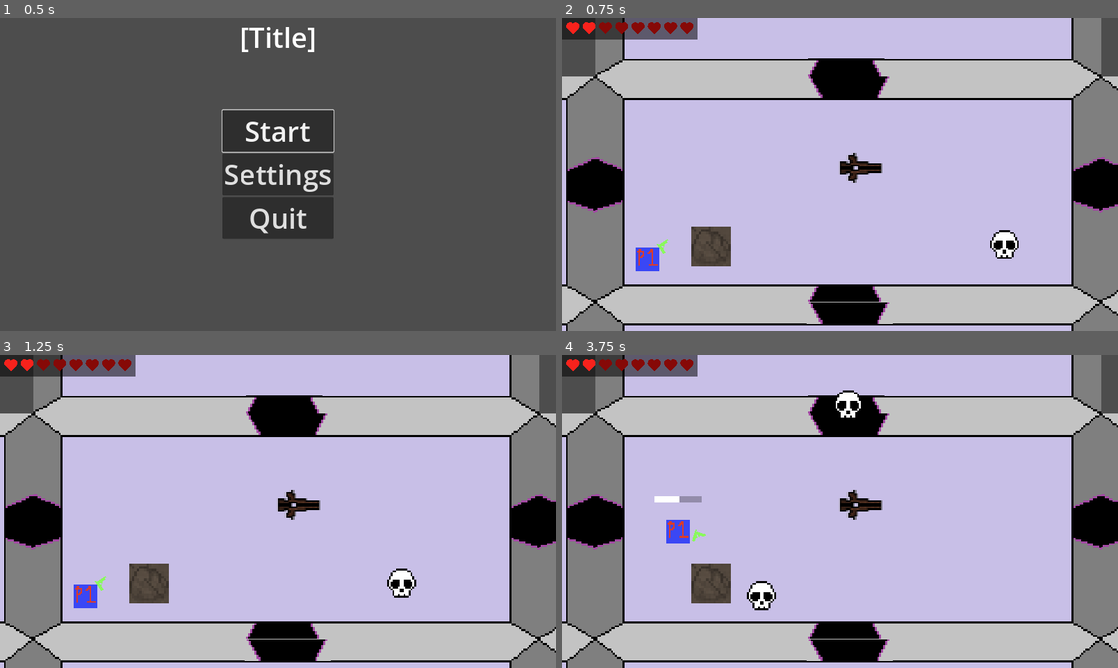
Above: before the commit, frames 1-4 (two rows, left to right).
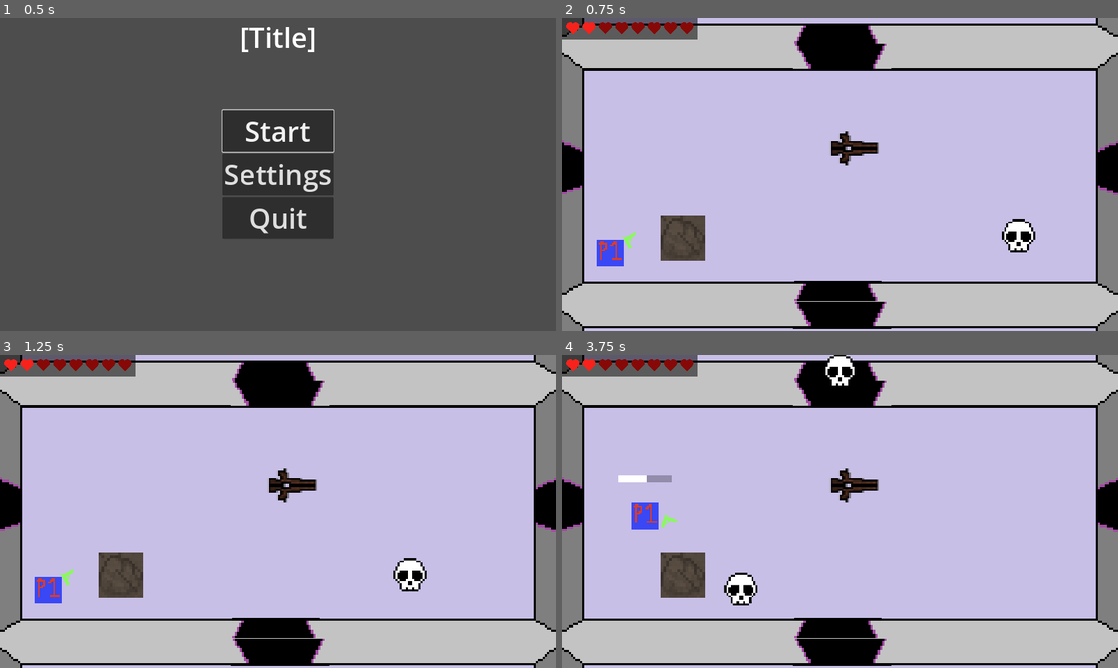
Above: after the commit, the same moments.

Repository: dcordova7146/Team4
Game: Godot game, scene res://main.tscn
Two runs of this game, one before a commit and one after it. Both use one fixed random seed, a clock stepped at 60 frames per second and the inputs below.
Inputs (mouse positions are in pixels of both pictures, inside the frame that each line leads up to):
- Up to frame 1 (0.5 s): no input
- Up to frame 2 (0.75 s): click "Start" at 0.5 s
- Up to frame 3 (1.25 s): no input
- Up to frame 4 (3.75 s): move the mouse to (962, 495) at 1.27 s; press the mouse at (962, 495) at 1.28 s; hold D (move_right) 1.28-2.03 s; move the mouse to (728, 527) at 2.02 s; release the mouse at (728, 527) at 2.03 s; hold S (move_down) 2.03-2.78 s; click (728, 527) at 2.1 s; move the mouse to (895, 442) at 2.77 s; press the mouse at (895, 442) at 2.78 s; hold D (move_right) 2.78-3.53 s; move the mouse to (812, 574) at 3.52 s; release the mouse at (812, 574) at 3.53 s; hold W (move_up) from 3.53 s (still down); click (812, 574) at 3.6 s

Frame 1 is identical in both runs. In frame 2, 38% of the frame differs, in the area x 0-100%, y 0-100%; in frame 3, 38%; in frame 4, 39%.

Commit message:
small update
swapping machines need to push this code to keep working
-tweaked zoom to be more centered on room
-began functions for random enemy generation

Diff:
--- a/map/dungeon.gd
+++ b/map/dungeon.gd
@@ -29,6 +29,7 @@
 #temp function to see effectiveness of random generation
 func _on_button_pressed() -> void:
 	randomize()
+	$Player.position =Vector2(0,0) #whenever generate a room reset player to start room
 	visualize(GenerateDungeon.generate(randi_range(-1000,1000)))
 
 #Karwei
--- a/map/dungeon.tscn
+++ b/map/dungeon.tscn
@@ -18,7 +18,7 @@
 
 [node name="HUD" parent="." instance=ExtResource("7_wap1c")]
 
-[node name="Button" type="Button" parent="HUD"]
+[node name="Generate Dungeon Test Button" type="Button" parent="HUD"]
 visible = false
 offset_left = 1167.0
 offset_top = 653.0
@@ -76,12 +76,12 @@
 position = Vector2(160, 56)
 
 [node name="Camera2D" type="Camera2D" parent="."]
-offset = Vector2(150, 60)
-zoom = Vector2(3.76, 3.76)
+offset = Vector2(155, 70)
+zoom = Vector2(4.3, 4.3)
 position_smoothing_enabled = true
 position_smoothing_speed = 10.0
 script = ExtResource("4_hmp84")
 
 [connection signal="game_exited_to_menu" from="PauseMenu" to="." method="_on_pause_menu_game_exited_to_menu"]
 [connection signal="game_restarted" from="PauseMenu" to="." method="_on_pause_menu_game_restarted"]
-[connection signal="pressed" from="HUD/Button" to="." method="_on_button_pressed"]
+[connection signal="pressed" from="HUD/Generate Dungeon Test Button" to="." method="_on_button_pressed"]
--- a/map/generate_dungeon.gd
+++ b/map/generate_dungeon.gd
@@ -22,7 +22,9 @@
 	# Choose random total room count.
 	var size: int = randi_range(min_rooms, max_rooms)
 	# Add first room.
-	dungeon[Vector2(0, 0)] = room.instantiate()
+	var startRoom = room.instantiate()
+	dungeon[Vector2(0, 0)] = startRoom
+
 	# Keep adding rooms until total room count is reached.
 	while(roomsAdded < size):
 		# For every existing room, try adding an adjacent room.
--- a/map/room.gd
+++ b/map/room.gd
@@ -4,25 +4,19 @@
 
 const SIZE: Vector2 = Vector2(258 * 1.2, 115 * 1.2) #edit by karwei to optimize room gen
 var connections: int = 0
-#@onready var topCollision: = $Walls/TopNoDoor
-#@onready var botCollision: = $Walls/BottomNoDoor
-#@onready var leftCollision: = $Walls/LeftNoDoor
-#@onready var rightCollision: = $Walls/RightNoDoor
-#@onready var topDoor: = $TopDoor
-#@onready var botDoor: = $BotDoor
-#@onready var leftDoor: = $LeftDoor
-#@onready var rightDoor: = $RightDoor
-
+@onready var playArea = $"Play Area"
+var warning = preload("res://tempAssets/Warning.png")
+var enemy = preload("res://enemy/skull.tscn")
 #enum direction{
 	#up = Vector2(0,-1),
 	#down = Vector2(0,1),
 	#left = Vector2(-1,0),
 	#right = Vector2(1,0)
 #}
+
 #@export var rType: RoomType.zero #naming the current room type to abstract it and make the room type modifiable
 #ie: creating your own path as long as a room exists next to one you can use an item to dig through thus changing the type of the room and flexibility in traversing room
 #might have to either use room scanner signals for the above or make a neighbors var
-
 #connected rooms dictionary has a direction and details if a room is actually connected to it once again not all adjacent rooms are connected
 @export var connectedRooms: Dictionary = {
 	Vector2(1,0): null,
@@ -30,6 +24,15 @@
 	Vector2(0,1): null,
 	Vector2(0,-1): null
 }
+enum roomType{
+	BATTLE,
+	SHOP,
+	REST,
+	BOSS,
+	Room
+}
+@export var totalEnemies = 0
+@export var rType = roomType.Room
 #wip function for future
 #physics process would allow the possibility of changing the room type and create openings through actions/events
 #func _physics_process(delta):
@@ -43,8 +46,8 @@
 #function is used to talk to the camera to lock it to a room instead of free roam camera
 #camera is currently work in progress
 func _on_play_area_body_entered(body: Node2D) -> void:
-	print("HI")
 	Events.room_entered.emit(self)
+	#activate spawners
 
 #function is used to update the connected rooms dictionary based on room generation
 #in order to make traversal more interesting not all adjacent rooms are connected
@@ -58,9 +61,9 @@
 	updateRoom()
 
 #Test function to test above connectRooms function
-func _on_north_area_entered(area):
-	if area.is_in_group("RoomScanners") and connectedRooms[Vector2(1,0)] != null:
-		print("room is connected")
+#func _on_north_area_entered(area):
+	#if area.is_in_group("RoomScanners") and connectedRooms[Vector2(1,0)] != null:
+		#print("room is connected")
 
 #Just visualizes the room door openings with how they are connected, calling seperate functions that activate collisions and adds sprites representing doors
 func updateRoom()-> void:
@@ -96,3 +99,6 @@
 	if($Walls/LeftNoDoor):
 		$Walls/LeftNoDoor.set_disabled(true)
 		$LeftDoor.visible = true
+
+func populateEnemySpawner()->void:
+	var position = playArea.position
--- a/map/room.tscn
+++ b/map/room.tscn
@@ -104,6 +104,8 @@
 shape = SubResource("RectangleShape2D_pgx51")
 debug_color = Color(0.694118, 0.286275, 1, 0.419608)
 
+[node name="BaseSpawn" type="Marker2D" parent="Play Area"]
+
 [node name="North" type="Area2D" parent="." groups=["RoomScanners"]]
 position = Vector2(154, -11)
 
--- a/project.godot
+++ b/project.godot
@@ -18,7 +18,7 @@
 [autoload]
 
 GenerateDungeon="*res://map/generate_dungeon.gd"
-Events="*res://Scripts/events.gd"
+Events="*res://ui/events.gd"
 
 [debug]
 
@@ -72,6 +72,11 @@
 "events": [Object(InputEventKey,"resource_local_to_scene":false,"resource_name":"","device":-1,"window_id":0,"alt_press …(182 unchanged characters)…
 ]
 }
+zoom(test)={
+"deadzone": 0.5,
+"events": [Object(InputEventKey,"resource_local_to_scene":false,"resource_name":"","device":-1,"window_id":0,"alt_pressed":false,"shift_pressed":false,"ctrl_pressed":false,"meta_pressed":false,"pressed":false,"keycode":0,"physical_keycode":90,"key_label":0,"unicode":122,"echo":false,"script":null)
+]
+}
 
 [layer_names]
 
--- a/scenes/propScenes/door.tscn
+++ b/scenes/propScenes/door.tscn
@@ -1,11 +1,11 @@
 [gd_scene load_steps=2 format=3 uid="uid://w08be4o1ar2p"]
 
-[ext_resource type="Script" path="res://Scripts/Door.gd" id="1_fayh7"]
+[ext_resource type="Script" path="res://map/Door.gd" id="1_2dkk2"]
 
 [node name="Door" type="Area2D"]
 collision_layer = 0
 collision_mask = 2
-script = ExtResource("1_fayh7")
+script = ExtResource("1_2dkk2")
 
 [node name="Marker2D" type="Marker2D" parent="."]
 
--- a/Scripts/events.gd
+++ b/ui/events.gd
@@ -5,6 +5,7 @@
 
 signal player_died
 signal room_entered(room: Room)
+signal waveCleared
 signal health_changed(pos: Vector2, amount: int)
 signal lives_changed(current_lives: int, max_lives: int)
 signal enemy_died(pos: Vector2)
Renamed: Scripts/Door.gd -> map/Door.gd
Binary file added: tempAssets/Warning.png
Not shown, added: tempAssets/Warning.png.import
